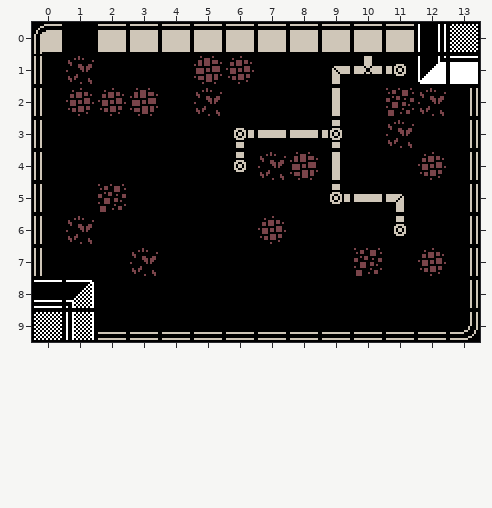
One commit to this Tiled map: GMTK2019/Assets/Maps/GameMaps/Mapa10.tmx. Above, as it was before the edit.
Cells are 16x16 px. Shown: x 0..13, y 0..9.
After the commit:
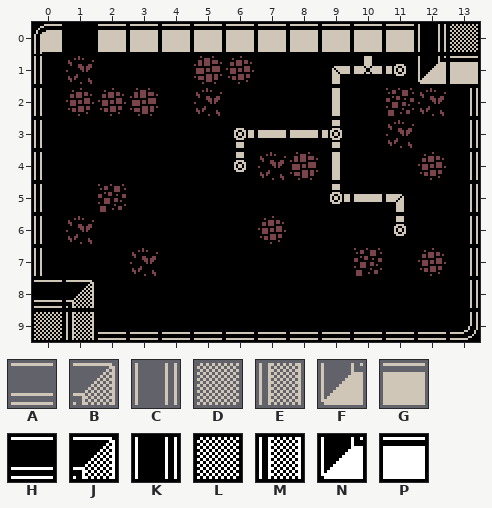
Key: from "KennetTransparente": A 529, B 530, C 561, D 562, E 563, F 594, G 644; from "KenneyMono": H 513, J 514, K 544, L 545, M 546, N 576, P 577.
_ is an empty cell, . an unchanged one.
Diff:
--- layer "Mid"
@@ x 12..13 @@
- 0 KL
- 1 NP
+ 0 CD
+ 1 FG
@@ x 0..1 @@
- 8 HJ
- 9 LM
+ 8 AB
+ 9 DE
